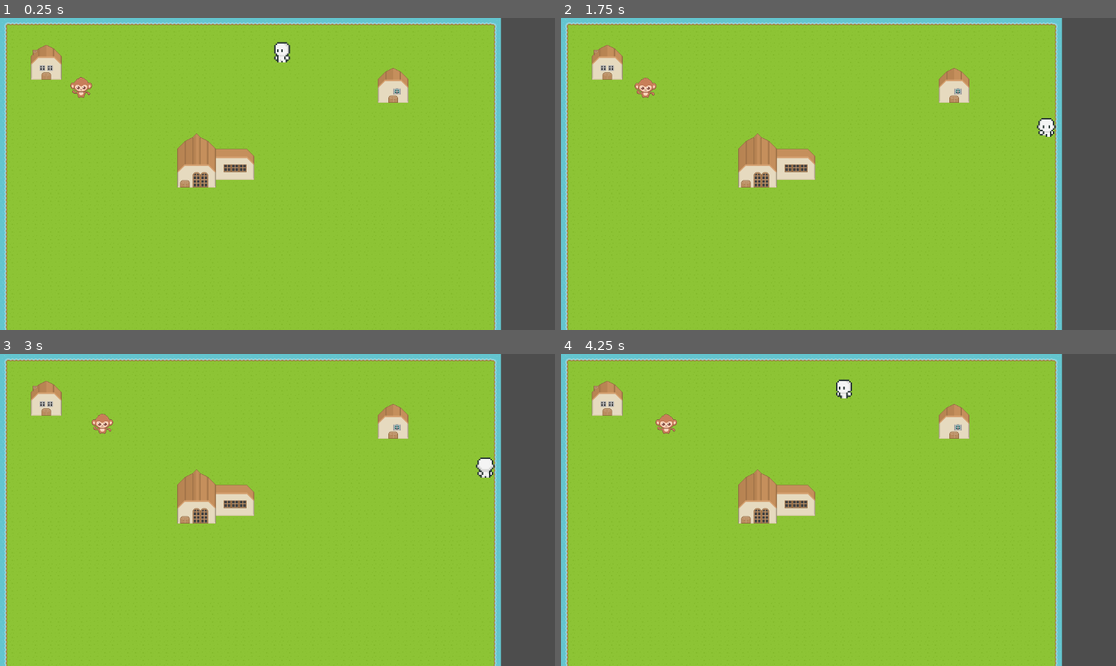
Above: before the commit, frames 1-4 (two rows, left to right).
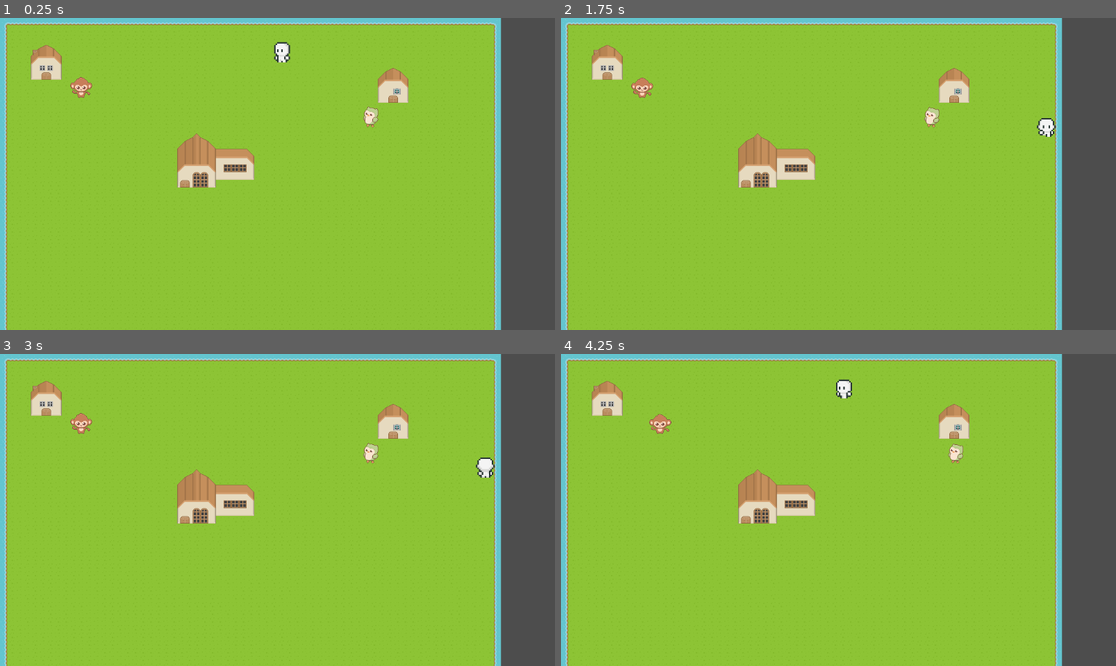
Above: after the commit, the same moments.

Repository: LKenny26/Buddyville
Game: Godot game, scene res://scenes/main.tscn
Two runs of this game, one before a commit and one after it. Both use one fixed random seed, a clock stepped at 60 frames per second and the inputs below.
Inputs:
- Up to frame 1 (0.25 s): no input
- Up to frame 2 (1.75 s): hold Right (Right) 0.53-1.28 s; hold Shift (Run) 0.53-1.28 s; hold Down (Down) from 1.28 s (still down); tap Shift (Run) at 1.35 s
- Up to frame 3 (3 s): release Down (Down) at 2.03 s; hold Right (Right) 2.03-2.78 s; hold Shift (Run) 2.03-2.78 s; hold Up (Up) from 2.78 s (still down); tap Shift (Run) at 2.85 s
- Up to frame 4 (4.25 s): release Up (Up) at 3.53 s; hold Left (Left) from 3.53 s (still down); hold Shift (Run) from 3.53 s (still down)

The runs differ from the first frame. In frame 1, 0.1% of the frame differs, in the area x 65-69%, y 28-35%; in frame 2, 0.3%; in frame 3, 0.5%, in the area x 12-69%, y 18-35%; in frame 4, 0.3%.

Commit message:
all villagers added in

Diff:
--- a/buddyville/scenes/Villagers.tscn
+++ b/buddyville/scenes/Monkey.tscn
@@ -46,13 +46,12 @@
 radius = 14.0
 height = 36.0
 
-[node name="Villagers" type="CharacterBody2D"]
+[node name="Monkey" type="CharacterBody2D"]
 script = ExtResource("1_dplr4")
 
 [node name="AnimatedSprite2D" type="AnimatedSprite2D" parent="."]
 sprite_frames = SubResource("SpriteFrames_bovaw")
 animation = &"monkey"
-frame_progress = 0.0998652
 
 [node name="CollisionShape2D" type="CollisionShape2D" parent="."]
 position = Vector2(-1, 2)
--- /dev/null
+++ b/buddyville/scenes/Owl.tscn
@@ -0,0 +1,63 @@
+[gd_scene load_steps=12 format=3 uid="uid://daf0e1u4835rl"]
+
+[ext_resource type="Script" path="res://scenes/villagers.gd" id="1_o1qbr"]
+[ext_resource type="Texture2D" uid="uid://62xirqoxl0ci" path="res://resources/sprites/villagers/Owl/OriginalQuality/Untitled_Artwork-1(1).png" id="2_0vqkn"]
+[ext_resource type="Texture2D" uid="uid://cgnrmc6xehdss" path="res://resources/sprites/villagers/Owl/OriginalQuality/Untitled_Artwork-2(1).png" id="3_12n2c"]
+[ext_resource type="Texture2D" uid="uid://cbacjgkn2vyfo" path="res://resources/sprites/villagers/Owl/OriginalQuality/Untitled_Artwork-3(1).png" id="4_wnpa1"]
+[ext_resource type="Texture2D" uid="uid://veilpyw12l4o" path="res://resources/sprites/villagers/Owl/OriginalQuality/Untitled_Artwork-4(1).png" id="5_semcq"]
+[ext_resource type="Texture2D" uid="uid://doqmlqt0lggoe" path="res://resources/sprites/villagers/Owl/OriginalQuality/Untitled_Artwork-5(1).png" id="6_dj50j"]
+[ext_resource type="Texture2D" uid="uid://324qmdarrbei" path="res://resources/sprites/villagers/Owl/OriginalQuality/Untitled_Artwork-6(1).png" id="7_msmdb"]
+[ext_resource type="Texture2D" uid="uid://bg1nctreo7qxv" path="res://resources/sprites/villagers/Owl/OriginalQuality/Untitled_Artwork-7(1).png" id="8_5grg7"]
+[ext_resource type="Texture2D" uid="uid://dt1jrv51najum" path="res://resources/sprites/villagers/Owl/OriginalQuality/Untitled_Artwork-8(1).png" id="9_ndksi"]
+
+[sub_resource type="SpriteFrames" id="SpriteFrames_pvaww"]
+animations = [{
+"frames": [{
+"duration": 1.0,
+"texture": ExtResource("2_0vqkn")
+}, {
+"duration": 1.0,
+"texture": ExtResource("3_12n2c")
+}, {
+"duration": 1.0,
+"texture": ExtResource("4_wnpa1")
+}, {
+"duration": 1.0,
+"texture": ExtResource("5_semcq")
+}, {
+"duration": 1.0,
+"texture": ExtResource("6_dj50j")
+}, {
+"duration": 1.0,
+"texture": ExtResource("7_msmdb")
+}, {
+"duration": 1.0,
+"texture": ExtResource("8_5grg7")
+}, {
+"duration": 1.0,
+"texture": ExtResource("9_ndksi")
+}],
+"loop": true,
+"name": &"default",
+"speed": 15.0
+}]
+
+[sub_resource type="CapsuleShape2D" id="CapsuleShape2D_vojme"]
+radius = 14.0
+height = 36.0
+
+[node name="Owl" type="CharacterBody2D"]
+script = ExtResource("1_o1qbr")
+
+[node name="AnimatedSprite2D" type="AnimatedSprite2D" parent="."]
+sprite_frames = SubResource("SpriteFrames_pvaww")
+frame_progress = 0.68461
+
+[node name="CollisionShape2D" type="CollisionShape2D" parent="."]
+position = Vector2(-1, 2)
+shape = SubResource("CapsuleShape2D_vojme")
+
+[node name="Timer" type="Timer" parent="."]
+wait_time = 1.5
+
+[connection signal="timeout" from="Timer" to="." method="_on_timer_timeout"]
--- /dev/null
+++ b/buddyville/scenes/Porcupine.tscn
@@ -0,0 +1,63 @@
+[gd_scene load_steps=12 format=3 uid="uid://c40ij0bcltqal"]
+
+[ext_resource type="Script" path="res://scenes/villagers.gd" id="1_jqn48"]
+[ext_resource type="Texture2D" uid="uid://b3g2aro7jcj7c" path="res://resources/sprites/villagers/Porcupine/OriginalQuality/Untitled_Artwork-1.png" id="2_4ag87"]
+[ext_resource type="Texture2D" uid="uid://dm6jok4loqiu" path="res://resources/sprites/villagers/Porcupine/OriginalQuality/Untitled_Artwork-2.png" id="3_6tvyc"]
+[ext_resource type="Texture2D" uid="uid://wq45fm3m5aul" path="res://resources/sprites/villagers/Porcupine/OriginalQuality/Untitled_Artwork-3.png" id="4_iq4v3"]
+[ext_resource type="Texture2D" uid="uid://dr0tid2gs4awd" path="res://resources/sprites/villagers/Porcupine/OriginalQuality/Untitled_Artwork-4.png" id="5_xtkk6"]
+[ext_resource type="Texture2D" uid="uid://cc0axp4rnrln3" path="res://resources/sprites/villagers/Porcupine/OriginalQuality/Untitled_Artwork-5.png" id="6_6ufvd"]
+[ext_resource type="Texture2D" uid="uid://cv7bfw0vk3d73" path="res://resources/sprites/villagers/Porcupine/OriginalQuality/Untitled_Artwork-6.png" id="7_eiurj"]
+[ext_resource type="Texture2D" uid="uid://b8whrp5yuypty" path="res://resources/sprites/villagers/Porcupine/OriginalQuality/Untitled_Artwork-7.png" id="8_taymw"]
+[ext_resource type="Texture2D" uid="uid://dnh34ewdp18jt" path="res://resources/sprites/villagers/Porcupine/OriginalQuality/Untitled_Artwork-8.png" id="9_w7eoo"]
+
+[sub_resource type="SpriteFrames" id="SpriteFrames_8qjos"]
+animations = [{
+"frames": [{
+"duration": 1.0,
+"texture": ExtResource("2_4ag87")
+}, {
+"duration": 1.0,
+"texture": ExtResource("3_6tvyc")
+}, {
+"duration": 1.0,
+"texture": ExtResource("4_iq4v3")
+}, {
+"duration": 1.0,
+"texture": ExtResource("5_xtkk6")
+}, {
+"duration": 1.0,
+"texture": ExtResource("6_6ufvd")
+}, {
+"duration": 1.0,
+"texture": ExtResource("7_eiurj")
+}, {
+"duration": 1.0,
+"texture": ExtResource("8_taymw")
+}, {
+"duration": 1.0,
+"texture": ExtResource("9_w7eoo")
+}],
+"loop": true,
+"name": &"default",
+"speed": 15.0
+}]
+
+[sub_resource type="CapsuleShape2D" id="CapsuleShape2D_vojme"]
+radius = 14.0
+height = 36.0
+
+[node name="Porcupine" type="CharacterBody2D"]
+script = ExtResource("1_jqn48")
+
+[node name="AnimatedSprite2D" type="AnimatedSprite2D" parent="."]
+sprite_frames = SubResource("SpriteFrames_8qjos")
+frame_progress = 0.743794
+
+[node name="CollisionShape2D" type="CollisionShape2D" parent="."]
+position = Vector2(-1, 2)
+shape = SubResource("CapsuleShape2D_vojme")
+
+[node name="Timer" type="Timer" parent="."]
+wait_time = 1.5
+
+[connection signal="timeout" from="Timer" to="." method="_on_timer_timeout"]
--- /dev/null
+++ b/buddyville/scenes/Rabbit.tscn
@@ -0,0 +1,63 @@
+[gd_scene load_steps=12 format=3 uid="uid://cgveo3du6coy4"]
+
+[ext_resource type="Script" path="res://scenes/villagers.gd" id="1_mnjga"]
+[ext_resource type="Texture2D" uid="uid://byg3jv86b5kxh" path="res://resources/sprites/villagers/Rabbit/OriginalQuality/Untitled_Artwork-1(2).png" id="2_irgl8"]
+[ext_resource type="Texture2D" uid="uid://cu4yf3qgaecre" path="res://resources/sprites/villagers/Rabbit/OriginalQuality/Untitled_Artwork-2(2).png" id="3_3je6g"]
+[ext_resource type="Texture2D" uid="uid://5k8k46f5j5oh" path="res://resources/sprites/villagers/Rabbit/OriginalQuality/Untitled_Artwork-3(2).png" id="4_1bnd6"]
+[ext_resource type="Texture2D" uid="uid://dwnrt532ewwjo" path="res://resources/sprites/villagers/Rabbit/OriginalQuality/Untitled_Artwork-4(2).png" id="5_m4exc"]
+[ext_resource type="Texture2D" uid="uid://bb3ngxyfim7n4" path="res://resources/sprites/villagers/Rabbit/OriginalQuality/Untitled_Artwork-5(2).png" id="6_383tr"]
+[ext_resource type="Texture2D" uid="uid://chtoorsiwsymd" path="res://resources/sprites/villagers/Rabbit/OriginalQuality/Untitled_Artwork-6(2).png" id="7_3etgh"]
+[ext_resource type="Texture2D" uid="uid://cdllntjpv68qc" path="res://resources/sprites/villagers/Rabbit/OriginalQuality/Untitled_Artwork-7(2).png" id="8_0bupu"]
+[ext_resource type="Texture2D" uid="uid://c11wrwfh7llt1" path="res://resources/sprites/villagers/Rabbit/OriginalQuality/Untitled_Artwork-8(2).png" id="9_py04g"]
+
+[sub_resource type="SpriteFrames" id="SpriteFrames_c1hw7"]
+animations = [{
+"frames": [{
+"duration": 1.0,
+"texture": ExtResource("2_irgl8")
+}, {
+"duration": 1.0,
+"texture": ExtResource("3_3je6g")
+}, {
+"duration": 1.0,
+"texture": ExtResource("4_1bnd6")
+}, {
+"duration": 1.0,
+"texture": ExtResource("5_m4exc")
+}, {
+"duration": 1.0,
+"texture": ExtResource("6_383tr")
+}, {
+"duration": 1.0,
+"texture": ExtResource("7_3etgh")
+}, {
+"duration": 1.0,
+"texture": ExtResource("8_0bupu")
+}, {
+"duration": 1.0,
+"texture": ExtResource("9_py04g")
+}],
+"loop": true,
+"name": &"default",
+"speed": 15.0
+}]
+
+[sub_resource type="CapsuleShape2D" id="CapsuleShape2D_vojme"]
+radius = 14.0
+height = 36.0
+
+[node name="Rabbit" type="CharacterBody2D"]
+script = ExtResource("1_mnjga")
+
+[node name="AnimatedSprite2D" type="AnimatedSprite2D" parent="."]
+sprite_frames = SubResource("SpriteFrames_c1hw7")
+frame_progress = 0.960124
+
+[node name="CollisionShape2D" type="CollisionShape2D" parent="."]
+position = Vector2(-1, 2)
+shape = SubResource("CapsuleShape2D_vojme")
+
+[node name="Timer" type="Timer" parent="."]
+wait_time = 1.5
+
+[connection signal="timeout" from="Timer" to="." method="_on_timer_timeout"]
--- a/buddyville/scenes/main.tscn
+++ b/buddyville/scenes/main.tscn
@@ -1,15 +1,27 @@
-[gd_scene load_steps=4 format=3 uid="uid://ugtasvri7j35"]
+[gd_scene load_steps=7 format=3 uid="uid://ugtasvri7j35"]
 
 [ext_resource type="PackedScene" uid="uid://dlkgdkauuen1n" path="res://scenes/map.tscn" id="1_ej20c"]
-[ext_resource type="PackedScene" uid="uid://ru1bibjng8ry" path="res://scenes/Villagers.tscn" id="2_re01m"]
+[ext_resource type="PackedScene" uid="uid://ru1bibjng8ry" path="res://scenes/Monkey.tscn" id="2_re01m"]
 [ext_resource type="PackedScene" uid="uid://ehfrk34mqty0" path="res://scenes/player.tscn" id="3_e0kjd"]
+[ext_resource type="PackedScene" uid="uid://daf0e1u4835rl" path="res://scenes/Owl.tscn" id="4_h7v2v"]
+[ext_resource type="PackedScene" uid="uid://c40ij0bcltqal" path="res://scenes/Porcupine.tscn" id="5_6pkf2"]
+[ext_resource type="PackedScene" uid="uid://cgveo3du6coy4" path="res://scenes/Rabbit.tscn" id="6_an1qs"]
 
 [node name="Node2D" type="Node2D"]
 
 [node name="Map" parent="." instance=ExtResource("1_ej20c")]
 
-[node name="Villagers" parent="." instance=ExtResource("2_re01m")]
+[node name="Monkey" parent="." instance=ExtResource("2_re01m")]
 position = Vector2(168, 144)
 
 [node name="player" parent="." instance=ExtResource("3_e0kjd")]
 position = Vector2(584, 71)
+
+[node name="Owl" parent="." instance=ExtResource("4_h7v2v")]
+position = Vector2(769, 206)
+
+[node name="Porcupine" parent="." instance=ExtResource("5_6pkf2")]
+position = Vector2(254, 830)
+
+[node name="Rabbit" parent="." instance=ExtResource("6_an1qs")]
+position = Vector2(932, 831)
--- a/buddyville/scenes/villagers.gd
+++ b/buddyville/scenes/villagers.gd
@@ -1,6 +1,6 @@
 extends CharacterBody2D
 
-const speed = 30 # speed villagers move at
+const speed = 75 # speed villagers move at
 var start_pos
 var curr_state = IDLE # state that the villager is in
 var dir = Vector2.RIGHT # direction villager will move in
@@ -51,6 +51,5 @@
 
 # chooses random state
 func _on_timer_timeout() -> void:
-	print(curr_state)
 	$Timer.wait_time = 0.5
 	curr_state = choose([IDLE, CHOOSE_DIR, MOVING])
